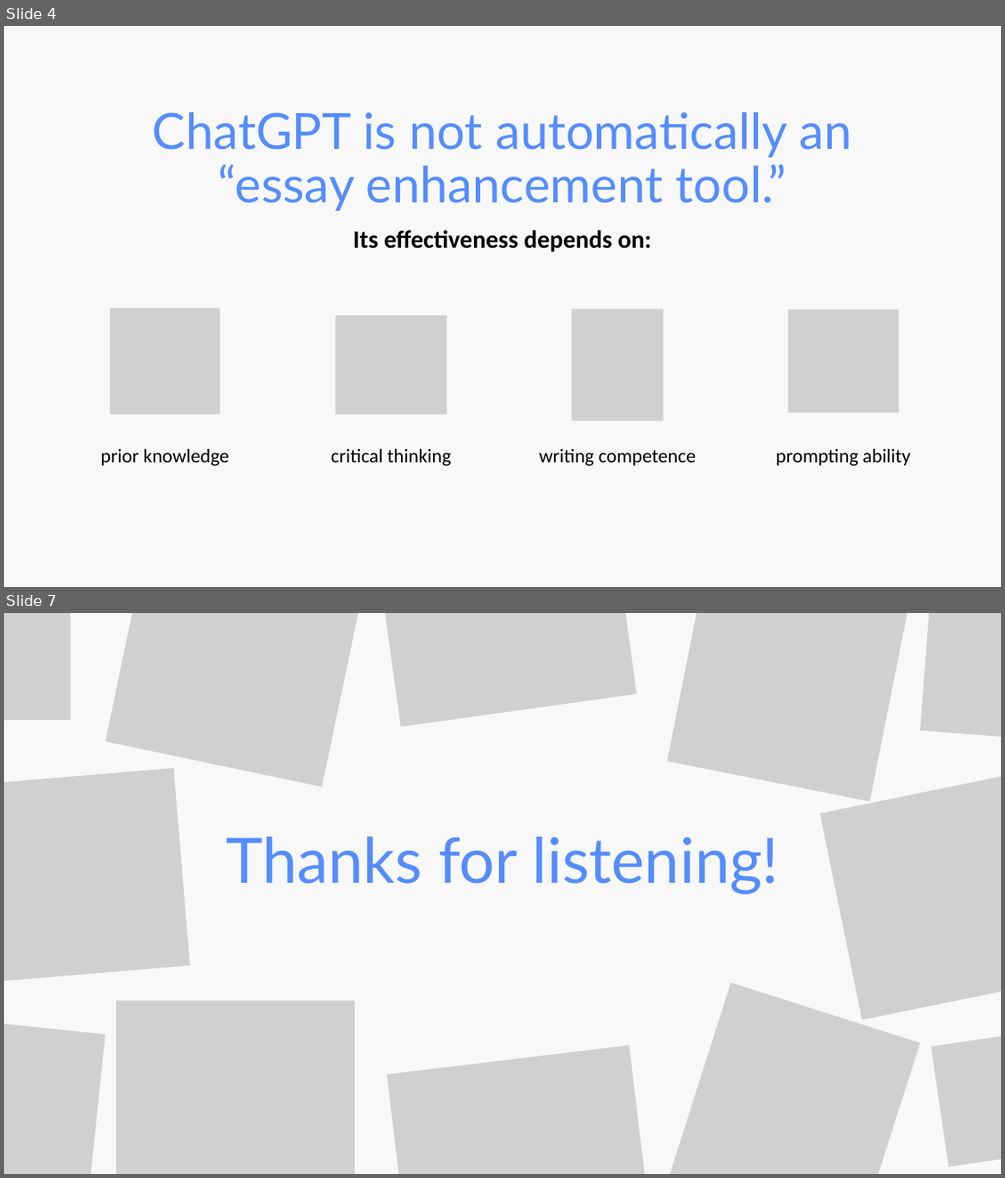
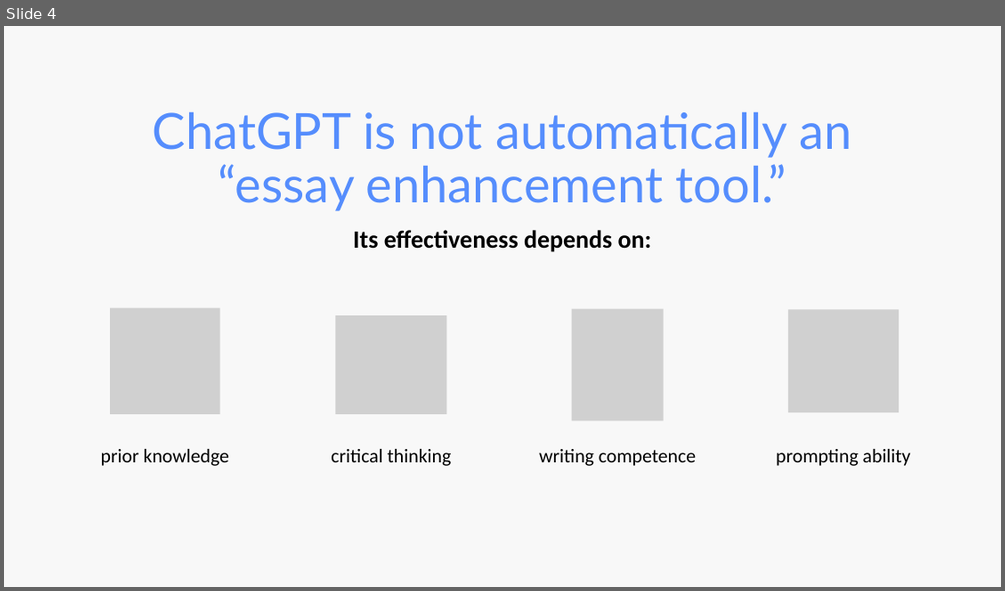
Before and after one commit to tinasophie15/tcpp_project_chatgpt_learning, a slide deck: Lightning Talk Christina.pptx. Shown one above the other, each under a label of ours: slides 4 and 7 before the commit, slide 4 after it; the slides between them are not shown. The pictures are 1005x1178 and 1005x591 pixels, drawn with LibreOffice and Linux fonts; fonts in the diff are those of the drawing; grey boxes stand for pictures. Boxes give left, top, right and bottom in pixels: in the first picture for what was removed or moved away, otherwise in the second. Text is boxed around its words. In the diff, an @@ line names an element or a change of style, - is before the commit and + after.

```diff
--- a/Lightning Talk Christina.pptx
+++ b/Lightning Talk Christina.pptx
@@ slide 7 removed at <box>4,613,1001,1174</box>, background #F8F8F8 @@
@@ picture removed at <box>4,613,70,720</box> @@
@@ picture removed at <box>105,613,364,787</box> @@
@@ picture removed at <box>368,613,637,727</box> @@
@@ picture removed at <box>667,613,909,801</box> @@
@@ picture removed at <box>920,613,1001,747</box> @@
@@ picture removed at <box>4,768,190,983</box> @@
@@ picture removed at <box>820,768,1001,1020</box> @@
@@ text removed at <box>226,836,779,894</box> @@
-Thanks for listening!
@@ picture removed at <box>667,982,920,1174</box> @@
@@ picture removed at <box>4,1013,105,1174</box> @@
@@ picture removed at <box>116,1000,355,1174</box> @@
@@ picture removed at <box>930,1021,1001,1167</box> @@
@@ picture removed at <box>387,1046,654,1174</box> @@
```
Also in this commit, not shown: 5 slides changed, 1 slide added.
